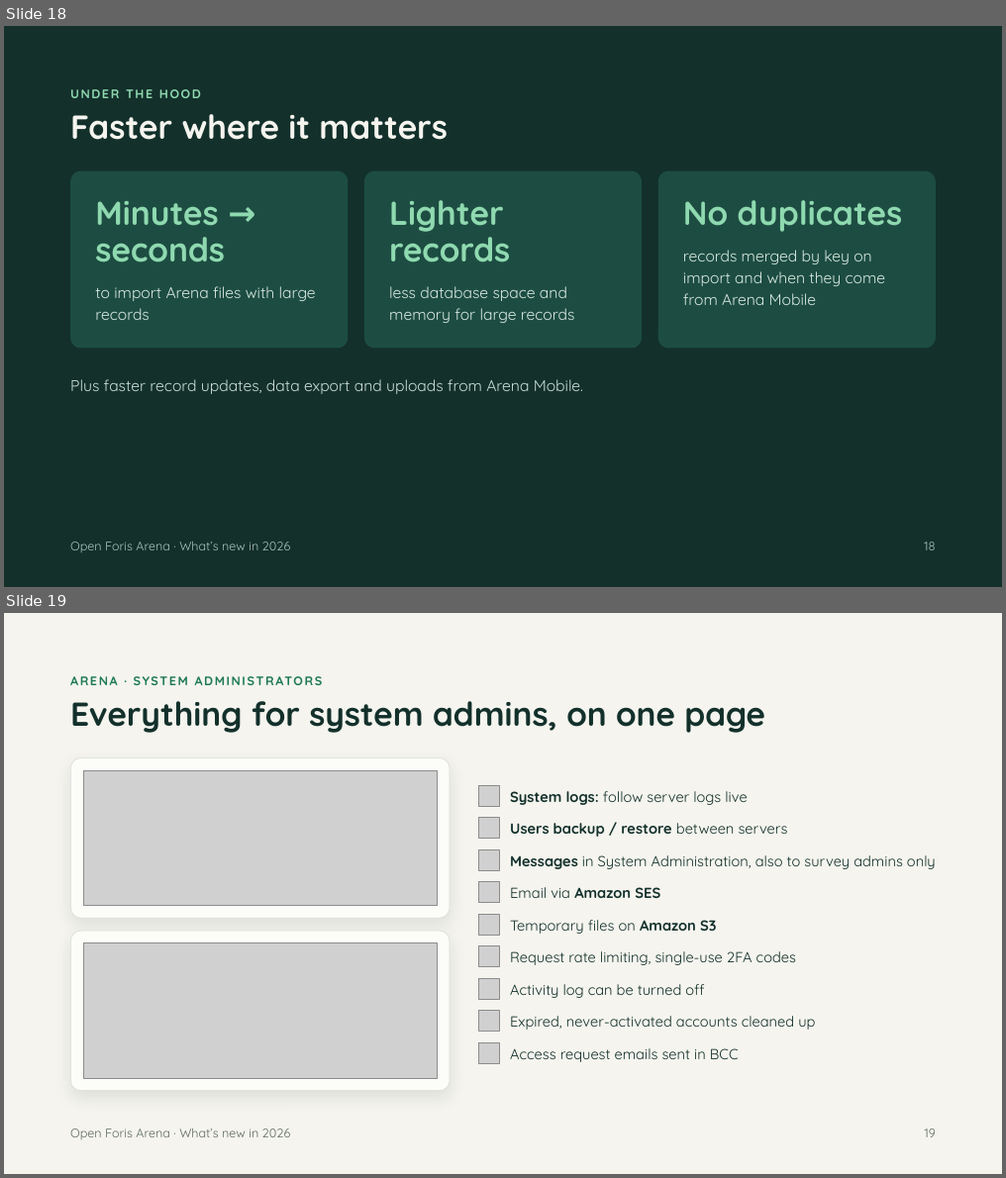
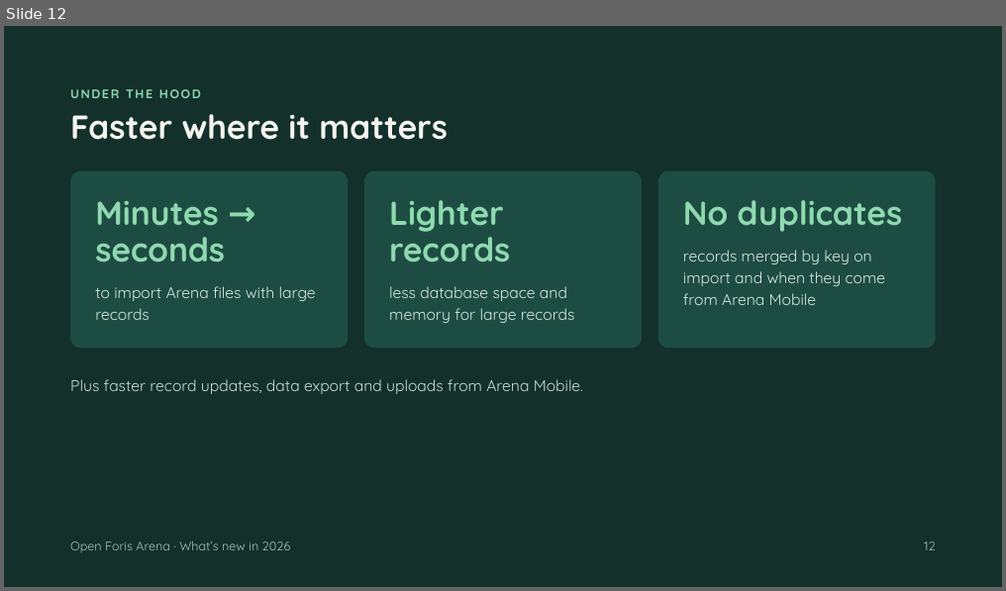
Before and after one commit to openforis/arena, a slide deck: docs/whats-new-2026/arena-whats-new-2026.pptx. Shown one above the other, each under a label of ours: slides 18 and 19 before the commit, slide 12 after it. The pictures are 1006x1178 and 1006x591 pixels, drawn with LibreOffice and Linux fonts; fonts in the diff are those of the drawing; grey boxes stand for pictures. Boxes give left, top, right and bottom in pixels: in the first picture for what was removed or moved away, otherwise in the second. Text is boxed around its words. In the diff, an @@ line names an element or a change of style, - is before the commit and + after.

```diff
--- a/docs/whats-new-2026/arena-whats-new-2026.pptx
+++ b/docs/whats-new-2026/arena-whats-new-2026.pptx
@@ slide 19 removed at [4,613,1002,1174], background #F5F4EE @@
@@ text removed at [70,671,961,691] @@
-ARENA · SYSTEM ADMINISTRATORS
@@ title removed at [70,701,765,733] @@
-Everything for system admins, on one page
@@ rounded rectangle removed at [70,759,450,919] @@
@@ picture removed at [83,771,437,906] @@
@@ picture removed at [478,785,500,806] @@
@@ picture removed at [478,817,500,839] @@
@@ text removed at [510,791,746,805] @@
-System logs: follow server logs live
@@ picture removed at [478,850,500,870] @@
@@ text removed at [510,823,788,837] @@
-Users backup / restore between servers
@@ text removed at [510,856,936,869] @@
-Messages in System Administration, also to survey admins only
@@ picture removed at [478,881,500,903] @@
@@ text removed at [510,887,660,898] @@
-Email via Amazon SES
@@ rounded rectangle removed at [70,931,450,1091] @@
@@ picture removed at [478,914,500,935] @@
@@ text removed at [510,920,716,934] @@
-Temporary files on Amazon S3
@@ picture removed at [83,943,437,1078] @@
@@ picture removed at [478,947,500,967] @@
@@ text removed at [510,952,796,965] @@
-Request rate limiting, single-use 2FA codes
@@ picture removed at [478,978,500,999] @@
@@ text removed at [510,984,704,998] @@
-Activity log can be turned off
@@ picture removed at [478,1011,500,1032] @@
@@ text removed at [510,1016,815,1030] @@
-Expired, never-activated accounts cleaned up
@@ picture removed at [478,1044,500,1064] @@
@@ text removed at [510,1049,739,1062] @@
-Access request emails sent in BCC
@@ text removed at [70,1129,291,1140] @@
-Open Foris Arena · What’s new in 2026
@@ text removed at [925,1129,936,1138] @@
-19
@@ what was slide 18 is now slide 12 @@
@@ slide 12 changed as well @@
@@ text at [924,542,935,551]: text changed @@
-18
+12
```
Also in this commit, not shown: 7 other slides changed, 5 slides added, 7 other slides removed, 5 other files.
